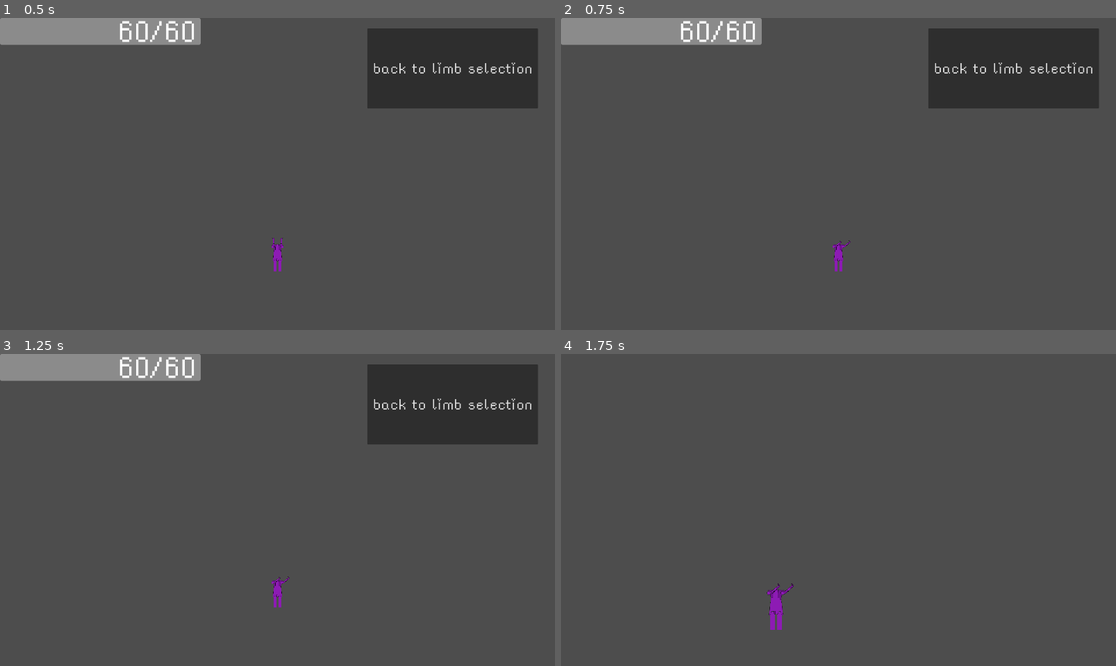
Above: before the commit, frames 1-4 (two rows, left to right).
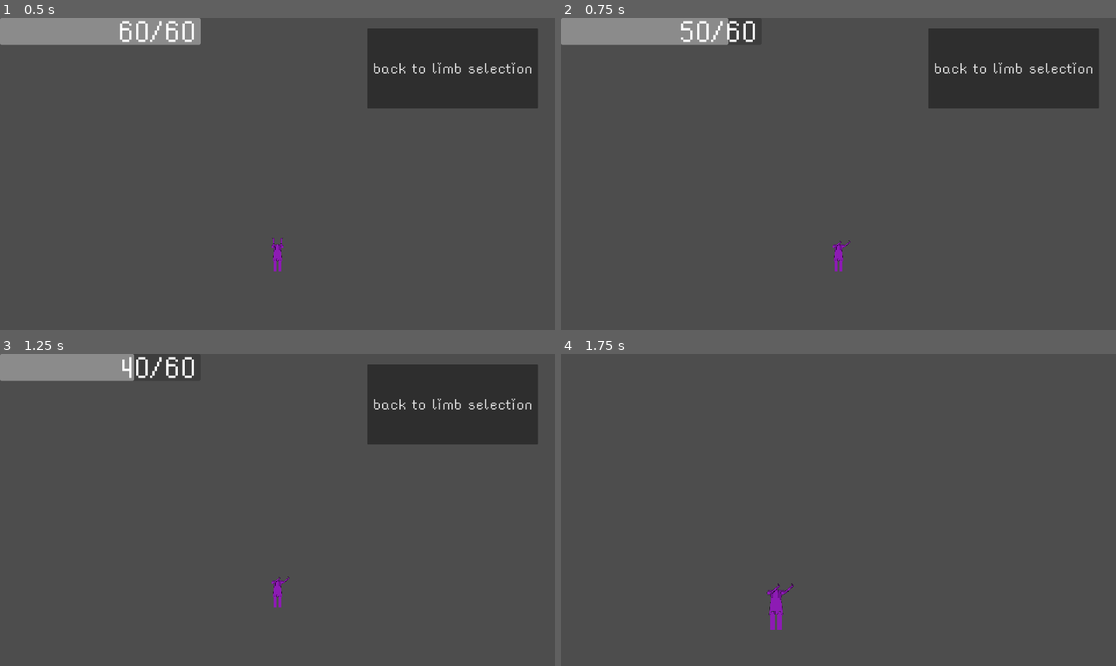
Above: after the commit, the same moments.

Repository: flowerFawn/Robot_game
Game: Godot game, scene res://spawn_level.tscn
Two runs of this game, one before a commit and one after it. Both use one fixed random seed, a clock stepped at 60 frames per second and the inputs below. This scene is started directly instead of the project's main scene.
Inputs (mouse positions are in pixels of both pictures, inside the frame that each line leads up to):
- Up to frame 1 (0.5 s): no input
- Up to frame 2 (0.75 s): tap Enter at 0.5 s; move the mouse to (960, 158) at 0.52 s; hold D (right) from 0.53 s (still down); tap F (interact) at 0.6 s
- Up to frame 3 (1.25 s): keep holding D (right); tap Space (jump) at 0.77 s
- Up to frame 4 (1.75 s): release D (right) at 1.25 s; click "back to limb selection" at 1.25 s

Frame 1 is identical in both runs. In frame 2, 0.4% of the frame differs, in the area x 21-37%, y 0-9%; in frame 3, 0.9%; in frame 4, nothing differs.

Commit message:
enemies no longer shoot at point blank range

Diff:
--- a/enemies/light_enemy.tscn
+++ b/enemies/light_enemy.tscn
@@ -19,6 +19,9 @@
 
 [sub_resource type="RectangleShape2D" id="RectangleShape2D_5q4e4"]
 size = Vector2(944, 1374)
+
+[sub_resource type="RectangleShape2D" id="RectangleShape2D_c1vp7"]
+size = Vector2(24, 50)
 
 [node name="EnemyMain" type="CharacterBody2D" groups=["enemy", "light_enemy"]]
 collision_layer = 16
@@ -91,7 +94,6 @@
 collision_mask = 64
 
 [node name="ShootRadius" type="Area2D" parent="."]
-visible = false
 collision_layer = 0
 collision_mask = 128
 
@@ -99,12 +101,18 @@
 shape = SubResource("RectangleShape2D_xijbu")
 
 [node name="EnableRadius" type="Area2D" parent="."]
-visible = false
 collision_layer = 0
 collision_mask = 128
 
 [node name="CollisionShape2D" type="CollisionShape2D" parent="EnableRadius"]
 shape = SubResource("RectangleShape2D_5q4e4")
+
+[node name="PointBlankRadius" type="Area2D" parent="."]
+collision_layer = 0
+collision_mask = 128
+
+[node name="CollisionShape2D" type="CollisionShape2D" parent="PointBlankRadius"]
+shape = SubResource("RectangleShape2D_c1vp7")
 
 [node name="rightedgecheck" type="RayCast2D" parent="."]
 position = Vector2(5, 16)
@@ -123,3 +131,6 @@
 [connection signal="body_exited" from="ShootRadius" to="." method="_on_shoot_radius_body_exited"]
 [connection signal="body_entered" from="EnableRadius" to="." method="_on_enable_radius_body_entered"]
 [connection signal="body_exited" from="EnableRadius" to="." method="_on_enable_radius_body_exited"]
+[connection signal="area_entered" from="PointBlankRadius" to="." method="_on_point_blank_radius_area_entered"]
+[connection signal="body_entered" from="PointBlankRadius" to="." method="_on_point_blank_radius_body_entered"]
+[connection signal="body_exited" from="PointBlankRadius" to="." method="_on_point_blank_radius_body_exited"]
--- a/light_enemy.gd
+++ b/light_enemy.gd
@@ -8,6 +8,7 @@
 var preloaded_bullet = preload("res://instanceables/projectiles/base_bullet.tscn")
 var rng = RandomNumberGenerator.new()
 var preloaded_scrap = preload("res://instanceables/scrap/scrap_chunk.tscn")
+var point_blank:bool = false
 
 func _ready():
 	pass
@@ -24,11 +25,20 @@
 
 func attempt_shot():
 	#starts the timer to shoot if within shooting range and timer is inactive (time_left returns 0 when inactive)
-	if within_shooting_range and get_node("LeftArm/WeaponSystem/WeaponCharge").time_left == 0 and  not get_node("LineOfSight").is_colliding():
+	if can_shoot():
 		get_node("LeftArm/WeaponSystem/WeaponCharge").start()
 	#stops, NOT PAUSES the timer.
-	elif not within_shooting_range:
+	elif not within_shooting_range or point_blank:
 		get_node("LeftArm/WeaponSystem/WeaponCharge").stop()
+
+func can_shoot():
+	if within_shooting_range and get_node("LeftArm/WeaponSystem/WeaponCharge").time_left == 0 and  not get_node("LineOfSight").is_colliding():
+		if point_blank == false:
+			return true
+		else:
+			return false
+	else:
+		return false
 
 func movement_checks():
 	if abs(Player_Stats.player_position.x - global_position.x) > 140 and not get_node("LineOfSight").is_colliding():
@@ -47,6 +57,7 @@
 	get_node("LineOfSight").target_position = Vector2(Player_Stats.player_position.x - global_position.x, Player_Stats.player_position.y - global_position.y)
 
 func _physics_process(delta):
+	print(point_blank)
 	if enabled:
 		current_forces.x = 0
 		add_gravity(delta)
@@ -108,3 +119,15 @@
 			#sets up each and adds them to the world
 			get_parent().get_node("Scrap").add_child(new_scrap_chunk)
 	queue_free()
+
+
+
+
+func _on_point_blank_radius_body_entered(body):
+	if body.is_in_group("player"):
+		point_blank = true
+
+
+func _on_point_blank_radius_body_exited(body):
+	if body.is_in_group("player"):
+		point_blank = false
--- a/spawn_level.tscn
+++ b/spawn_level.tscn
@@ -69,7 +69,7 @@
 position = Vector2(50, -21)
 
 [node name="EnemyMain" parent="SpawnLevel" instance=ExtResource("7_vi4o8")]
-position = Vector2(221, -187)
+position = Vector2(93, -23)
 bullet_speed = 250.0
 
 [node name="UIControl" parent="." instance=ExtResource("2_60qmp")]
Not shown: 1 places in enemies/light_enemy.tscn that only renumber resources
